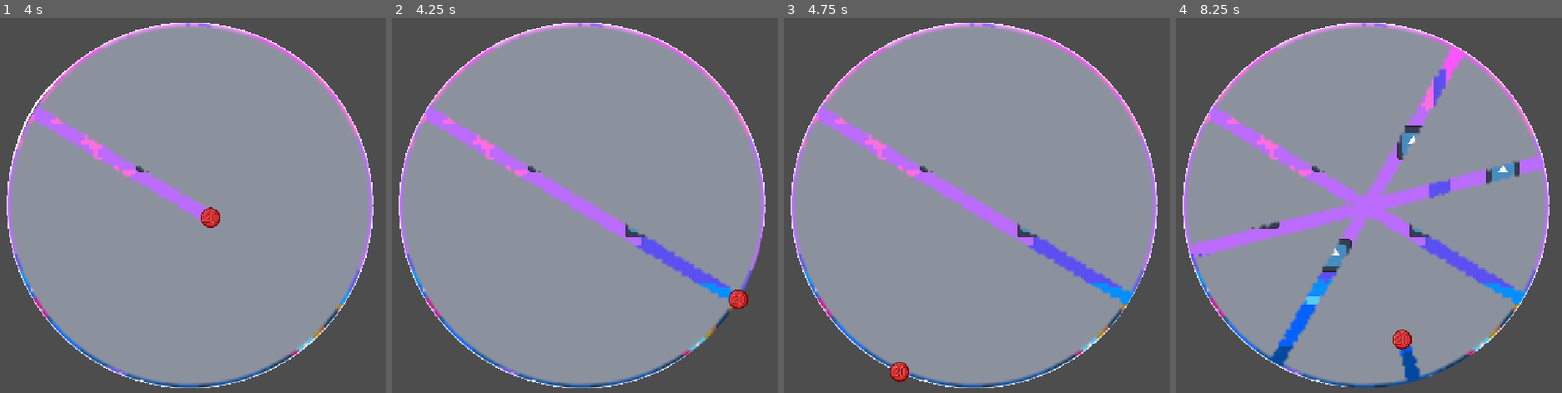
Above: before the commit, frames 1-4 (left to right).
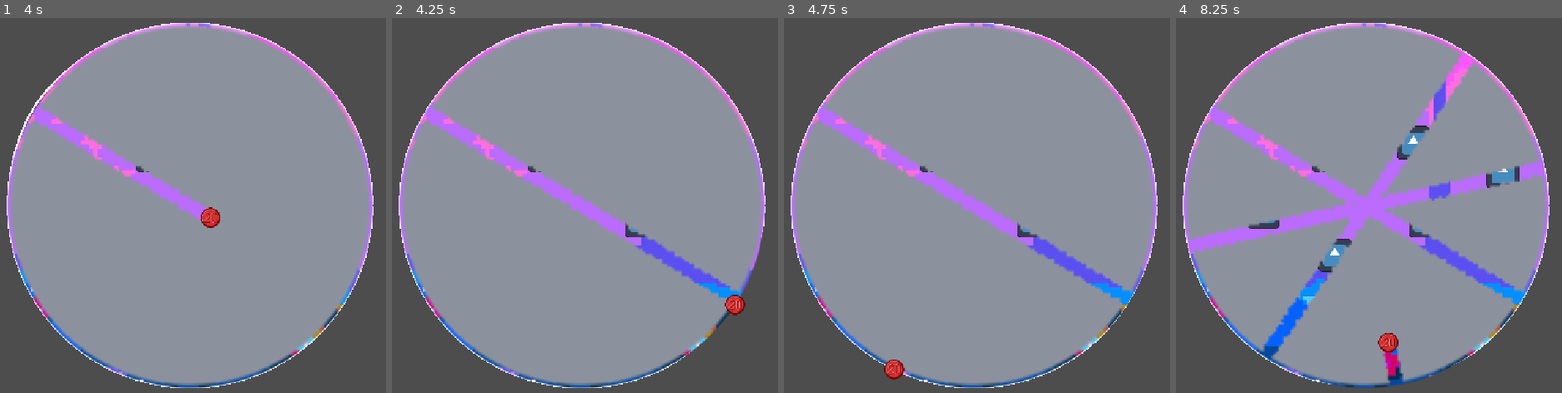
Above: after the commit, the same moments.

Repository: Dan-Yaacobi/CircleGame
Game: Godot game, scene res://Scenes/start_menu.tscn
The game is run twice, just before and just after one commit, with the same random seed, the same clock (stepped at 60 frames per second) and the same inputs. The engine's default icon, where the game draws it, is replaced by a stand-in: a white triangle on a blue panel in a dark square.
Inputs (mouse positions are in pixels of both pictures, inside the frame that each line leads up to):
- Up to frame 1 (4 s): click "Next" at 0.5 s; click "Next" at 1.25 s; click "Choose" at 2 s; move the mouse to (335, 186) at 2.77 s; press the mouse at (335, 186) at 2.78 s; move the mouse to (57, 224) at 3.52 s; release the mouse at (57, 224) at 3.53 s; tap Space (test) at 3.6 s
- Up to frame 2 (4.25 s): no input
- Up to frame 3 (4.75 s): move the mouse to (1042, 123) at 4.27 s; press the mouse at (1042, 123) at 4.28 s
- Up to frame 4 (8.25 s): move the mouse to (1334, 280) at 5.02 s; release the mouse at (1334, 280) at 5.03 s; tap Space (test) at 5.1, 6.6, 8.1 s; move the mouse to (outside the picture) at 5.77 s; press the mouse at (outside the picture) at 5.78 s; move the mouse to (outside the picture) at 6.52 s; release the mouse at (outside the picture) at 6.53 s; move the mouse to (1399, 205) at 7.27 s; press the mouse at (1399, 205) at 7.28 s; move the mouse to (1264, 111) at 8.02 s; release the mouse at (1264, 111) at 8.03 s

Frame 1 is identical in both runs. In frame 2, 0.3% of the frame differs, in the area x 73-97%, y 56-92%; in frame 3, 0.3%; in frame 4, 6.8%, in the area x 3-96%, y 8-99%.

Commit message:
Trigger impact on the coin's edge, not its center, for a snappier bend
The crossing check compared the coin's center distance to curr_radius,
but the coin has real visual size, so its sprite touches the ring well
before its center does — making the impact (and the bend it triggers)
visibly lag behind the perceived point of contact. Now it fires as soon
as the coin's edge (approximated by its existing reveal_radius) reaches
the boundary; the final orbit position is unaffected since
_snap_to_orbit already places the coin exactly at curr_radius regardless
of when the check fires.

Co-Authored-By: Claude Sonnet 5 <noreply@anthropic.com>
Claude-Session: https://claude.ai/code/session_01668rN2X8dcPgKMK6Nc3rGR

Diff:
--- a/Scripts/player.gd
+++ b/Scripts/player.gd
@@ -43,7 +43,10 @@
 		circle._on_player_crossing(global_position, reveal_radius)
 
 	var dist_from_center = global_position.distance_to(circle.global_position)
-	if dist_from_center >= circle.curr_radius:
+	# Trigger on contact with the coin's edge, not its center — otherwise the
+	# impact (and its bend) visibly lags behind where the coin looks like it
+	# hits the boundary.
+	if dist_from_center >= circle.curr_radius - reveal_radius:
 		_snap_to_orbit()
 
 func _snap_to_orbit() -> void:
